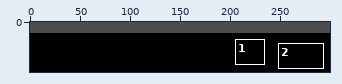
Sprite sheet -- assets/stationaryObstacles/build_A.png. The picture above shows the old version from afar; the outline marks the close-up.
Close-up. First the earlier version:
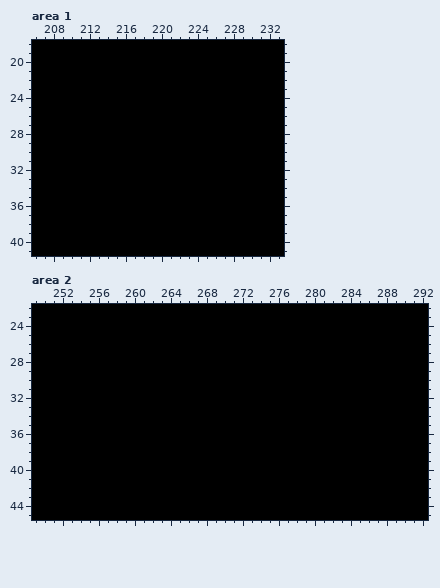
The file is 300x50 pixels. Colours within 5 levels of each other are drawn and written as one. Shown: area 1: x 206..233, y 18..41; area 2: x 249..292, y 22..45. The commit also changed other parts of the picture, which this record leaves out.
After the commit:
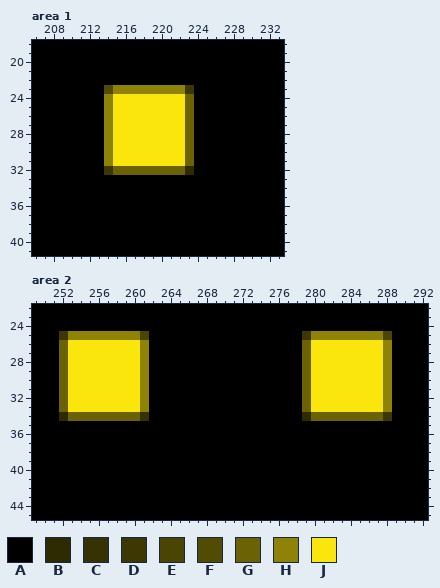
Palette (. is transparent): A #000000  B #2e2a02  C #363203  D #3c3703  E #4b4504  F #514b04  G #6b6206  H #8e8307  J #fae60d
Changes in this commit:
Area 1:
y 23: x 214..223 AAAAAAAAAA -> FHHHHHHHHD
y 24..31: x 214..223 AAAAAAAAAA -> HJJJJJJJJG
y 32: x 214..223 AAAAAAAAAA -> DGGGGGGGGB
Area 2:
y 25: x 252..261 AAAAAAAAAA -> DHHHHHHHHE; x 279..288 AAAAAAAAAA -> DHHHHHHHHE
y 26..33: x 252..261 AAAAAAAAAA -> GJJJJJJJJH; x 279..288 AAAAAAAAAA -> GJJJJJJJJH
y 34: x 252..261 AAAAAAAAAA -> BGGGGGGGGC; x 279..288 AAAAAAAAAA -> BGGGGGGGGD
Where, in picture pixels (left, top, right, bottom), the same in both close-ups:
changed: (104, 85, 194, 175)
changed: (59, 331, 149, 421)
changed: (302, 331, 392, 421)
